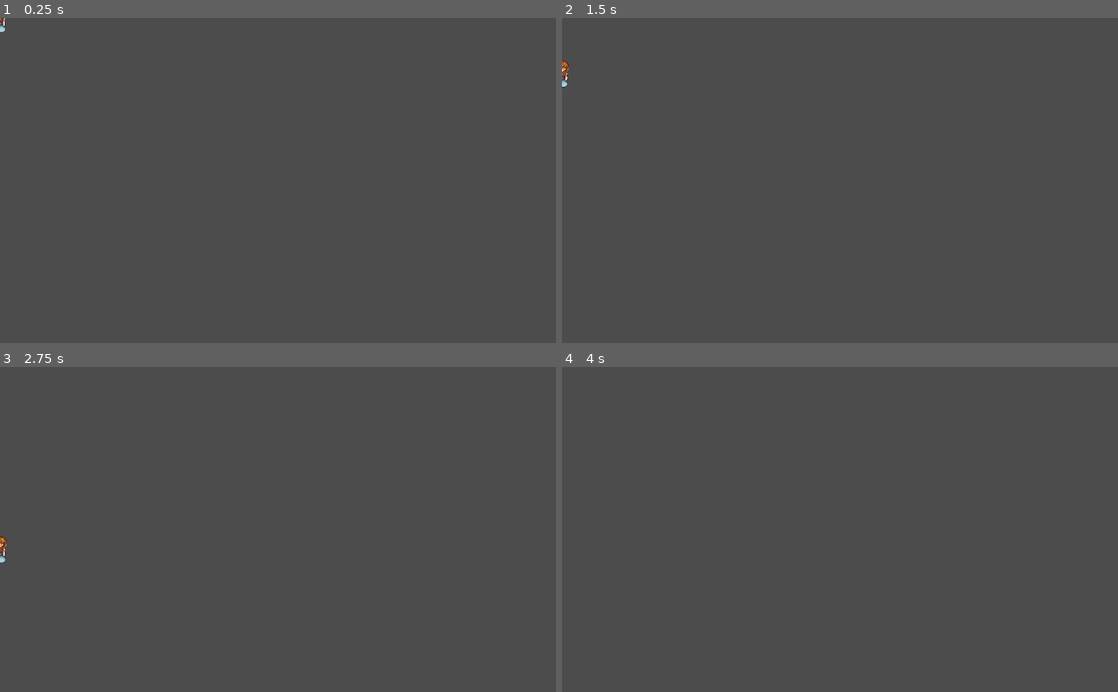
Above: before the commit, frames 1-4 (two rows, left to right).
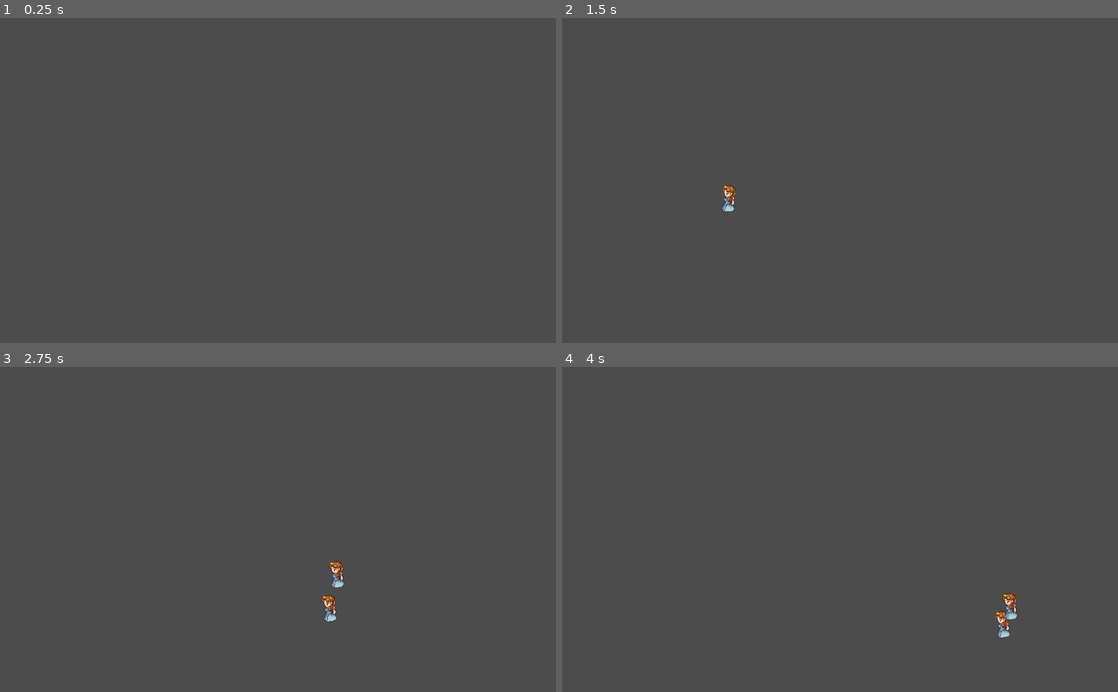
Above: after the commit, the same moments.

Repository: Terkwood/spew
Game: Godot game, scene res://Spew.tscn
The game is run twice, just before and just after one commit, with the same random seed, the same clock (stepped at 60 frames per second) and the same inputs.
Inputs (mouse positions are in pixels of both pictures, inside the frame that each line leads up to):
- Up to frame 1 (0.25 s): no input
- Up to frame 2 (1.5 s): tap Enter at 0.5 s; move the mouse to (962, 164) at 0.52 s; click (962, 164) at 0.67 s; move the mouse to (728, 196) at 1.27 s; click (728, 196) at 1.42 s
- Up to frame 3 (2.75 s): move the mouse to (333, 458) at 2.02 s; click (333, 458) at 2.17 s
- Up to frame 4 (4 s): move the mouse to (812, 594) at 2.77 s; click (812, 594) at 2.92 s; move the mouse to (1006, 578) at 3.52 s; click (1006, 578) at 3.67 s

The runs differ from the first frame. In frame 1, less than 0.1% of the frame differs, in the area x 0-1%, y 0-5%; in frame 2, 0.2%; in frame 3, 0.4%, in the area x 0-62%, y 51-79%; in frame 4, 0.3%.

Commit message:
Begin to spew

Diff:
--- a/Princess.tscn
+++ b/Princess.tscn
@@ -7,6 +7,7 @@
 height = 29.9753
 
 [node name="Princess" type="RigidBody2D"]
+gravity_scale = 18.48
 
 [node name="Sprite" type="Sprite" parent="."]
 texture = ExtResource( 1 )
--- a/Spew.gd
+++ b/Spew.gd
@@ -1,6 +1,6 @@
 extends Node2D
 
-export (PackedScene) var Princess
+var Princess = preload("res://Princess.tscn")
 
 var screen_size = OS.get_screen_size()
 var window_size = OS.get_window_size()
@@ -15,8 +15,10 @@
 	OS.set_window_position(screen_size*0.5 - window_size*0.5)
 
 func _input(event):
-	if event.is_action_pressed("click"):
+	if event is InputEventMouseButton:
+		print("hey")
 		add_princess()
 	if event is InputEventScreenTouch:
 		if event.pressed:
+			print("ho")
 			add_princess()
--- a/Spew.tscn
+++ b/Spew.tscn
@@ -1,9 +1,6 @@
-[gd_scene load_steps=3 format=2]
+[gd_scene load_steps=2 format=2]
 
 [ext_resource path="res://Spew.gd" type="Script" id=1]
-[ext_resource path="res://Princess.tscn" type="PackedScene" id=2]
 
 [node name="Spew" type="Node2D"]
 script = ExtResource( 1 )
-
-[node name="Princess" parent="." instance=ExtResource( 2 )]
